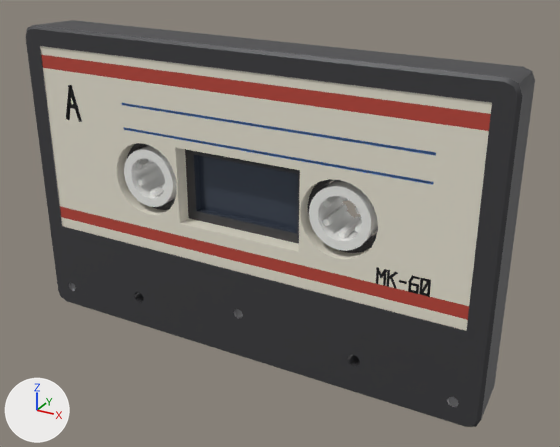
Two versions of the glTF model assets/models/items/tape_lodge.glb, one commit apart.
Both versions are drawn from a 50 mm lens placed at (0.0732, -0.1216, 0.0583), pointed at (0.0055, 0.0014, -0.0032). Arrows for +X, +Y and +Z are at lower left; the lights stay in place. The picture after the commit comes second. Vertices at exactly the same position are counted once.

Script lines for the objects in view, before the commit:
```python
me_hub_l = bpy.data.meshes.new('hub_l')
me_hub_l.from_pydata(...)  # 144 vertices, 264 faces; spans x -0.0061..0.0061, y -0.0052..0.0052, z -0.0061..0.0061
me_hub_l.materials.append(mat_enamel)  # white #f1f1ed
me_label_a = bpy.data.meshes.new('label_a')
me_label_a.from_pydata(...)  # 478 vertices, 964 faces; spans x -0.046..0.046, y -0.0058..-0.0024, z -0.012..0.028
# faces by material slot: [405, 30, 506, 23]
me_label_a.materials.append(mat_cream)  # pale yellow #eae5d4
me_label_a.materials.append(mat_red)  # red #bc4538
me_label_a.materials.append(mat_black)  # black #2c2c2c
me_label_a.materials.append(mat_blue)  # blue #5986c4
me_shell = bpy.data.meshes.new('shell')
me_shell.from_pydata(...)  # 360 vertices, 732 faces; spans x -0.0502..0.0502, y -0.006..0.006, z -0.0319..0.0319
# faces by material slot: [564, 24, 144]
me_shell.materials.append(mat_rotor)  # dark grey #454548
me_shell.materials.append(mat_lens)  # greyish blue #505969
me_shell.materials.append(mat_steel)  # grey #adadaf
ob_hub_l = bpy.data.objects.new('hub_l', me_hub_l)
ob_hub_l.location = (-0.0213, 0.0, 0.0035)
ob_label_a = bpy.data.objects.new('label_a', me_label_a)
ob_label_a.location = (0.0, 0.0, 0.0)
ob_shell = bpy.data.objects.new('shell', me_shell)
ob_shell.location = (0.0, 0.0, 0.0)
# also in view: 'hub_r' at (0.0213, 0.0, 0.0035)
```
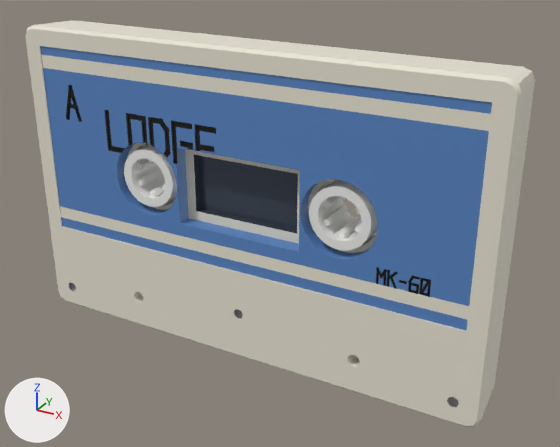
Pixel boxes (x1, y1, x2, y2) of what changed, in the pictures (560 x 447 px):
part 1 of me_label_a, reshaped
    both: (60, 85, 489, 320)
part 2 of me_label_a, recoloured (pale yellow to blue)
    both: (40, 46, 492, 331)
part 3 of me_label_a, recoloured
    both: (41, 55, 491, 304)
part 4 of me_shell, recoloured (dark grey to pale yellow)
    both: (26, 20, 535, 427)

Diff of the bpy script that builds the scene:
```diff
--- a/assets/models/items/tape_lodge.glb.py
+++ b/assets/models/items/tape_lodge.glb.py
@@ me_label_a @@
 # used by ob_label_a; location = (0.0, 0.0, 0.0)
-me_label_a.from_pydata(...)  # 478 vertices, 964 faces; spans x -0.046..0.046, y -0.0058..-0.0024, z -0.012..0.028
+me_label_a.from_pydata(...)  # 648 vertices, 1304 faces; spans x -0.046..0.046, y -0.0058..-0.0024, z -0.012..0.028
+# me_label_a part 1
+# 24 vertices are removed from x -0.0266..0.038, y -0.0058..-0.0053, z 0.0089..0.0188
+# 99 faces are deleted
+# 1 vertex moves from x -0.026, y -0.0058, z 0.0182 to x -0.0251, y -0.0058, z 0.0168
+# 107 vertices are added at x -0.037..-0.0039, y -0.0058..-0.0054, z 0.0082..0.017
+# 6 new vertices lie (0.0, -0.003, 0.0) away from vertices in x -0.0266..-0.0135, y -0.0024, z 0.0089..0.0115
+# 75 new vertices lie (0.0, 0.0004, 0.0) away from vertices in x -0.0306..-0.0039, y -0.0058, z 0.0082..0.0182
+# 6 new vertices lie (-0.001, 0.0, 0.0) away from vertices in x -0.024..-0.0077, y -0.0054, z 0.0157
+# 156 new faces join them, mat_blue (blue #5986c4)
+# 8 new faces join them, mat_cream (pale yellow #eae5d4)
+# 275 new faces join them, mat_black (black #2c2c2c)
+# me_label_a part 2: 339 faces spanning x -0.046..0.046, y -0.0058..-0.0024, z -0.012..0.028 switch from mat_cream (pale yellow #eae5d4) to mat_blue (blue #5986c4)
+# me_label_a part 3: 22 faces spanning x -0.046..0.046, y -0.0058, z -0.0073..0.0262 switch from mat_red (red #bc4538) to mat_cream (pale yellow #eae5d4)
 me_label_a.materials.append(mat_black)
@@ me_shell @@
 me_shell.from_pydata(...)  # 360 vertices, 732 faces; spans x -0.0502..0.0502, y -0.006..0.006, z -0.0319..0.0319
 # used by ob_shell; location = (0.0, 0.0, 0.0)
+# me_shell part 4: all 564 faces that had it switch from mat_rotor (dark grey #454548) to mat_cream (pale yellow #eae5d4)
 me_shell.materials.append(mat_lens)
```
